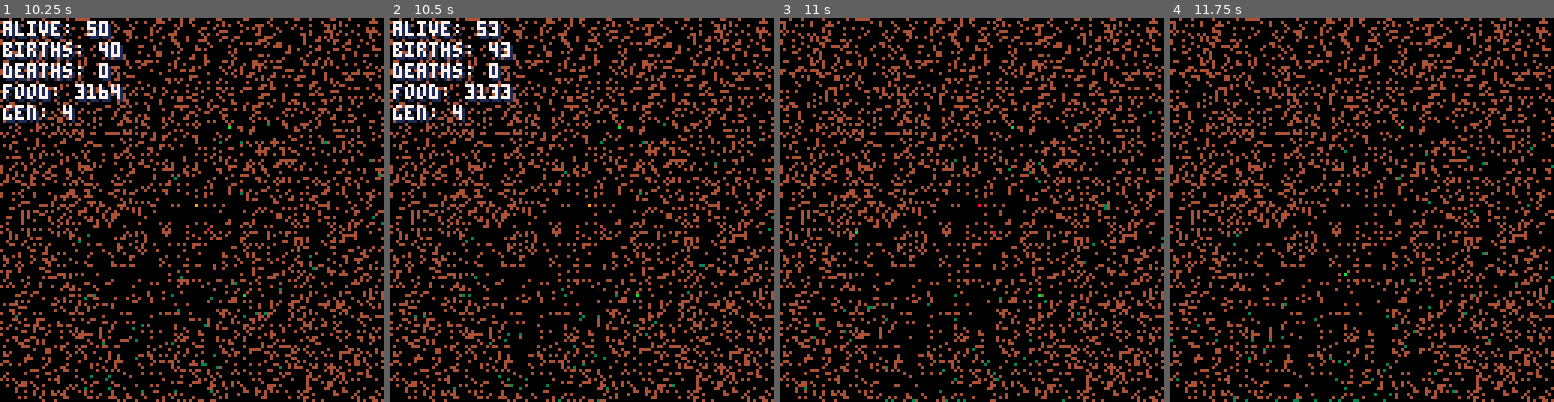
Above: before the commit, frames 1-4 (left to right).
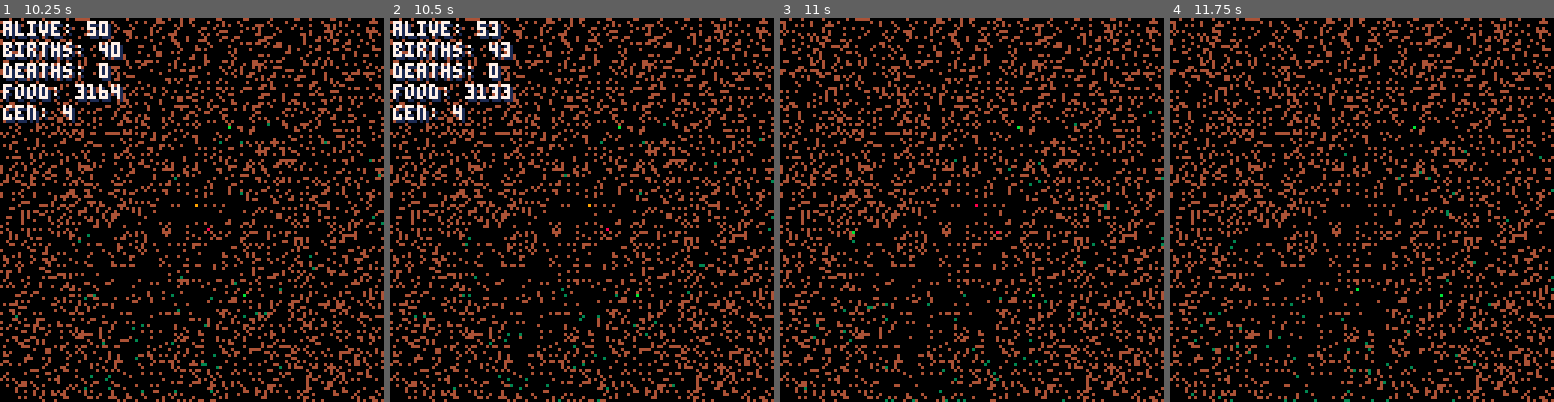
Above: after the commit, the same moments.

Repository: lewsid/petri
Game: PICO-8 cartridge petri.p8
Same seed, same stepped clock (60 frames per second), same inputs: the game is played once before the commit and once after it.
Inputs:
- Up to frame 1 (10.25 s): tap X (X key) at 0.33, 1.07, 1.85, 2.97, 4.08, 5.2, 6.32, 7.43, 8.55, 9.67 s
- Up to frame 2 (10.5 s): no input
- Up to frame 3 (11 s): tap X (X key) at 10.78 s
- Up to frame 4 (11.75 s): no input

Frame 1 is identical in both runs. In frame 2, less than 0.1% of the frame differs, in the area x 19-58%, y 39-60%; in frame 3, 0.1%; in frame 4, 1.3%, in the area x 0-100%, y 28-100%.

Commit message:
another rev

Diff:
--- a/petri.p8
+++ b/petri.p8
@@ -4,7 +4,7 @@
 -- petri
 -- by lewsidboi/smolboigames, 2020
 
-version="a.0.9.2"
+version="a.0.9.3"
 
 --game parameters
 cells={}
@@ -140,16 +140,19 @@
 			end
 
 			if(roll==0) then
-				if(cell["dna"]["agility"]>0 and cell["dna"]["agility"]<10) then
-					cell["dna"]["agility"]+=mod
+				local new_agility = cell["dna"]["agility"]+mod
+				if(new_agility>0 and new_agility<=10) then
+					cell["dna"]["agility"]=new_agility
 				end
 			elseif(roll==1) then
-				if(cell["dna"]["speed"]>0 and cell["dna"]["speed"]<10) then
-					cell["dna"]["speed"]+=mod
+				local new_speed = cell["dna"]["speed"]+mod
+				if(new_speed>0 and new_speed<=10) then
+					cell["dna"]["speed"]=new_speed
 				end
 			elseif(roll==2) then
-				if(cell["dna"]["heartiness"]>0 and cell["dna"]["heartiness"]<10) then
-					cell["dna"]["heartiness"]+=mod
+				local new_heartiness = cell["dna"]["heartiness"]+mod
+				if(new_heartiness>0 and new_heartiness<=10) then
+					cell["dna"]["heartiness"]=new_heartiness
 				end
 			end
 
